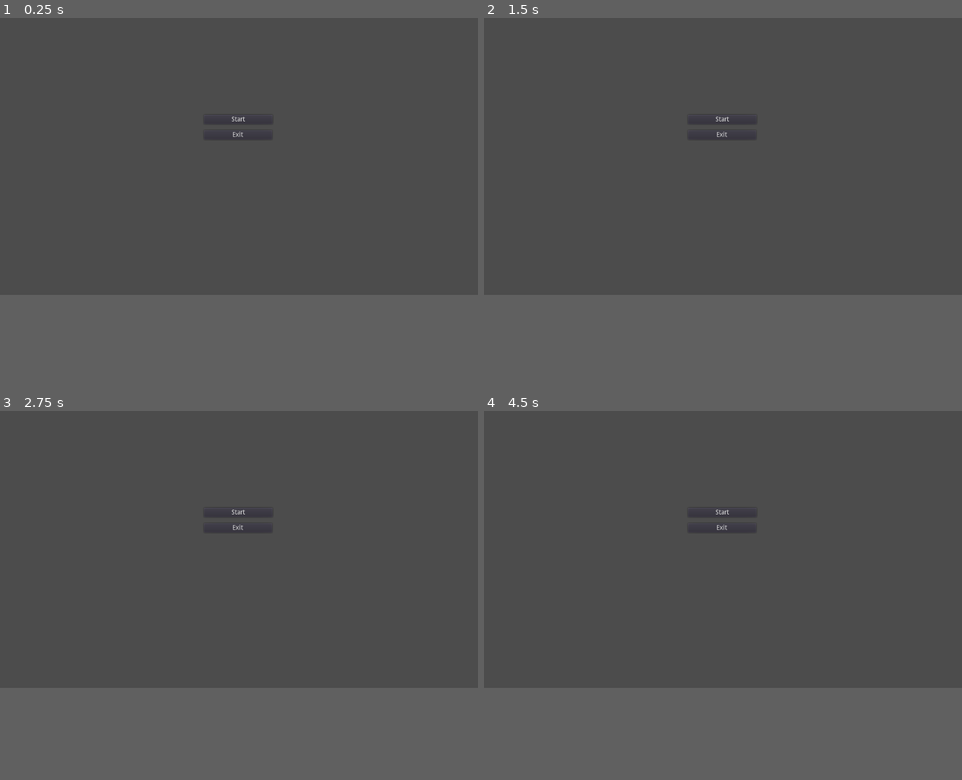
Above: before the commit, frames 1-4 (two rows, left to right).
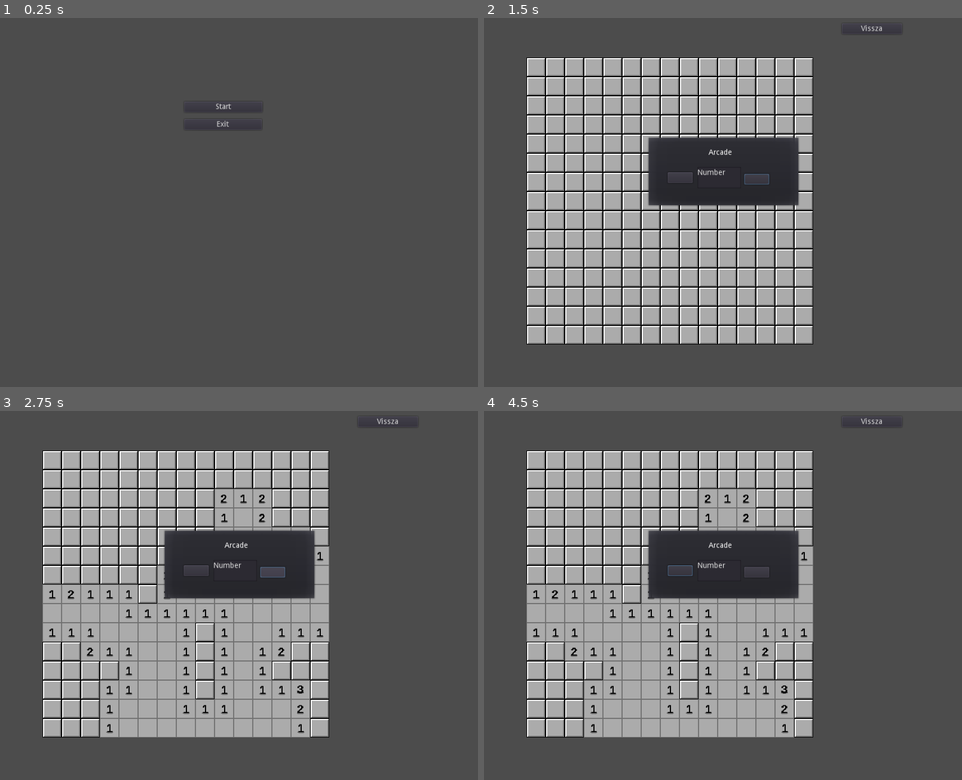
Above: after the commit, the same moments.

Repository: Gellifree/DigItAround
Game: Godot game, scene res://Scenes & Scripts/Main.tscn
Same seed, same stepped clock (60 frames per second), same inputs: the game is played once before the commit and once after it.
Inputs (mouse positions are in pixels of both pictures, inside the frame that each line leads up to):
- Up to frame 1 (0.25 s): no input
- Up to frame 2 (1.5 s): click "Start" at 0.5 s; click "Vissza" at 1.25 s
- Up to frame 3 (2.75 s): click (272, 532) at 2.02 s
- Up to frame 4 (4.5 s): click (679, 529) at 2.77 s; click (723, 514) at 3.5 s, where only the run before the commit has a clickable "Start"; click "Vissza" at 4.25 s
The window is 800x468 before the commit and 800x622 after it. Grey fills any space a smaller window leaves; there, only what the larger window draws over its background counts as a difference.

The runs differ from the first frame. In frame 1, less than 0.1% of the frame differs, in the area x 42-52%, y 23-33%; in frame 2, 46%, in the area x 8-84%, y 1-89%; in frame 3, 46%; in frame 4, 46%.

Commit message:
Plusz ablak hozzáadása

Diff:
--- a/GodotSweeper/Scenes & Scripts/Main.tscn
+++ b/GodotSweeper/Scenes & Scripts/Main.tscn
@@ -10,20 +10,20 @@
 }
 
 [node name="StartButton" type="Button" parent="."]
-margin_left = 437.0
-margin_top = 214.0
-margin_right = 584.0
-margin_bottom = 234.0
+margin_left = 347.291
+margin_top = 162.796
+margin_right = 494.291
+margin_bottom = 182.796
 text = "Start"
 __meta__ = {
 "_edit_use_anchors_": false
 }
 
 [node name="ExitButton" type="Button" parent="."]
-margin_left = 437.0
-margin_top = 247.0
-margin_right = 583.0
-margin_bottom = 267.0
+margin_left = 347.291
+margin_top = 195.796
+margin_right = 493.291
+margin_bottom = 215.796
 text = "Exit"
 __meta__ = {
 "_edit_use_anchors_": false
--- a/GodotSweeper/Scenes & Scripts/PlayGround.tscn
+++ b/GodotSweeper/Scenes & Scripts/PlayGround.tscn
@@ -183,9 +183,9 @@
 }
 
 [node name="BackButton" type="Button" parent="."]
-margin_left = 897.0
+margin_left = 673.994
 margin_top = 16.0
-margin_right = 1010.0
+margin_right = 786.994
 margin_bottom = 36.0
 text = "Vissza"
 __meta__ = {
@@ -194,7 +194,7 @@
 }
 
 [node name="PlayableTiles" type="TileMap" parent="."]
-position = Vector2( 50, 50 )
+position = Vector2( 80, 80 )
 tile_set = SubResource( 1 )
 cell_size = Vector2( 32, 32 )
 format = 1
@@ -240,6 +240,45 @@
 margin_right = 168.0
 margin_bottom = 33.0
 text = "Nyertél! :)"
+
+[node name="Starter" type="PopupDialog" parent="."]
+margin_left = 307.013
+margin_top = 228.258
+margin_right = 595.013
+margin_bottom = 361.258
+popup_exclusive = true
+
+[node name="RichTextLabel" type="RichTextLabel" parent="Starter"]
+margin_left = 111.697
+margin_top = 23.9955
+margin_right = 196.697
+margin_bottom = 54.9955
+bbcode_text = " Arcade
+"
+text = "Arcade
+"
+__meta__ = {
+"_edit_use_anchors_": false
+}
+
+[node name="Button" type="Button" parent="Starter"]
+margin_left = 182.873
+margin_top = 70.7465
+margin_right = 229.873
+margin_bottom = 90.7465
+
+[node name="Button2" type="Button" parent="Starter"]
+margin_left = 38.7104
+margin_top = 68.0768
+margin_right = 85.7104
+margin_bottom = 88.0768
+
+[node name="TextEdit" type="TextEdit" parent="Starter"]
+margin_left = 95.4142
+margin_top = 58.2322
+margin_right = 177.414
+margin_bottom = 98.2322
+text = "Number"
 [connection signal="pressed" from="BackButton" to="." method="_on_BackButton_pressed"]
 [connection signal="confirmed" from="LoseDialog" to="." method="_on_LoseDialog_confirmed"]
 [connection signal="confirmed" from="WinDialog" to="." method="_on_WinDialog_confirmed"]
--- a/GodotSweeper/Scenes & Scripts/PlayGroundScene.gd
+++ b/GodotSweeper/Scenes & Scripts/PlayGroundScene.gd
@@ -9,7 +9,7 @@
 #Az első kattintásnál sosem lehet akna, ezért figyeljük hogy az első kattintás-e,
 #és ha igen, akkor a kattintás helyéről ha van, elvesszük az aknát, és körülötte is!
 var firstClick = 0
-var matrixSize = 25
+var matrixSize = 15
 
 var Scale = 1
 
@@ -51,7 +51,7 @@
 	for i in range(size):
 		for j in range(size):
 			var rnd = rngen.randf_range(0, 100)
-			if(rnd > 80):
+			if(rnd > 90):
 				map[i][j] = 1
 		#print(map[i])
 
@@ -188,6 +188,7 @@
 
 # Called when the node enters the scene tree for the first time.
 func _ready():
+	$Starter.popup()
 	#Töltsük ki a játékteret
 	setTileMap(matrixSize)
 	#Hozzuk létre a pályát, ami tárolja hogy hol vannak a bombák
@@ -204,25 +205,25 @@
 func _input(event):
 	if event is InputEventMouseButton:
 		var eventPos = event.position
-		print("Egér koordinátáai:",eventPos)
-		eventPos.x -= 50
-		eventPos.y -= 50
-		print("Eltolt egér koord:", eventPos)
+		#print("Egér koordinátáai:",eventPos)
+		eventPos.x -= 80
+		eventPos.y -= 80
+		#print("Eltolt egér koord:", eventPos)
 
 		var tile_index = $PlayableTiles.world_to_map(eventPos / Scale)
-		print("worldtomap:", tile_index)
+		#print("worldtomap:", tile_index)
 		tile_index[0] = int(tile_index[0]) #Osztani kell a skálázással
 		tile_index[1] = int(tile_index[1])
 
 		#print("osztásX:", tile_index[0] / Scale)
 		#print("osztásY:", tile_index[1] / Scale)
-		print("A tileindex...:", tile_index)
+		#print("A tileindex...:", tile_index)
 
 		var buttonState = event.get_button_index()
 		#print("buttonstate:",buttonState)
 
 		if(buttonState == 1 and alive == true):
-			print("Mouse click at: ", tile_index)
+			#print("Mouse click at: ", tile_index)
 			if(tile_index[0] >= 0 and tile_index[0] < len(map) and tile_index[1] >= 0 and tile_index[1] < len(map)):
 				#print("Firstclick értéke: ",firstClick)
 				if(firstClick == 0):
--- a/GodotSweeper/project.godot
+++ b/GodotSweeper/project.godot
@@ -19,6 +19,11 @@
 run/main_scene="res://Scenes & Scripts/Main.tscn"
 config/icon="res://icon.png"
 
+[display]
+
+window/size/width=900
+window/size/height=700
+
 [input]
 
 Flaging={
